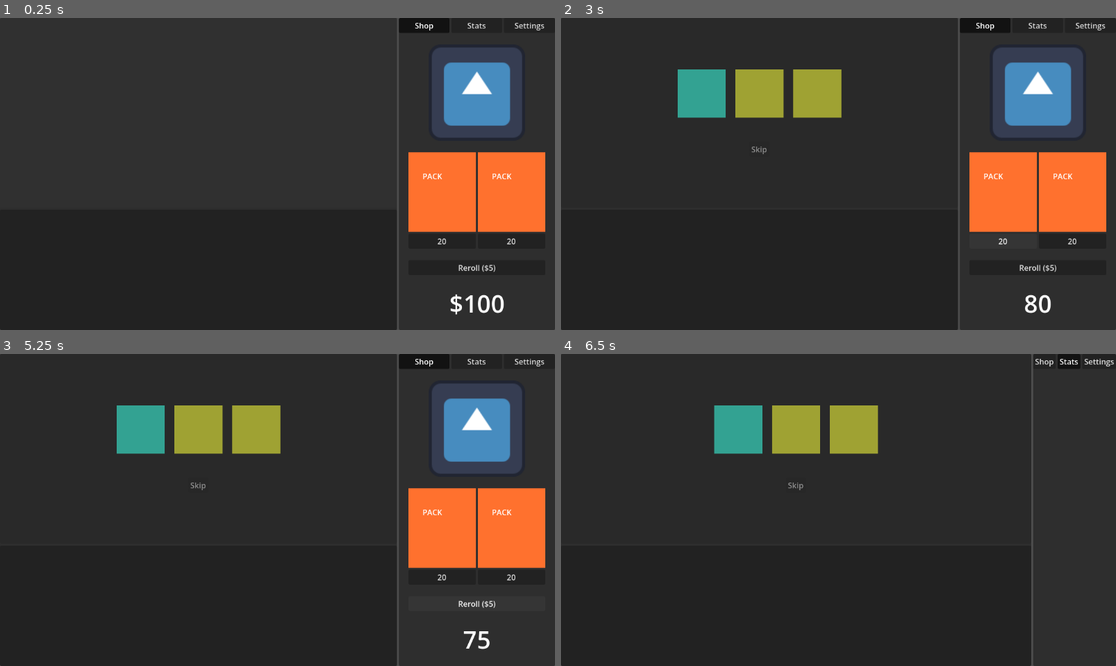
Above: before the commit, frames 1-4 (two rows, left to right).
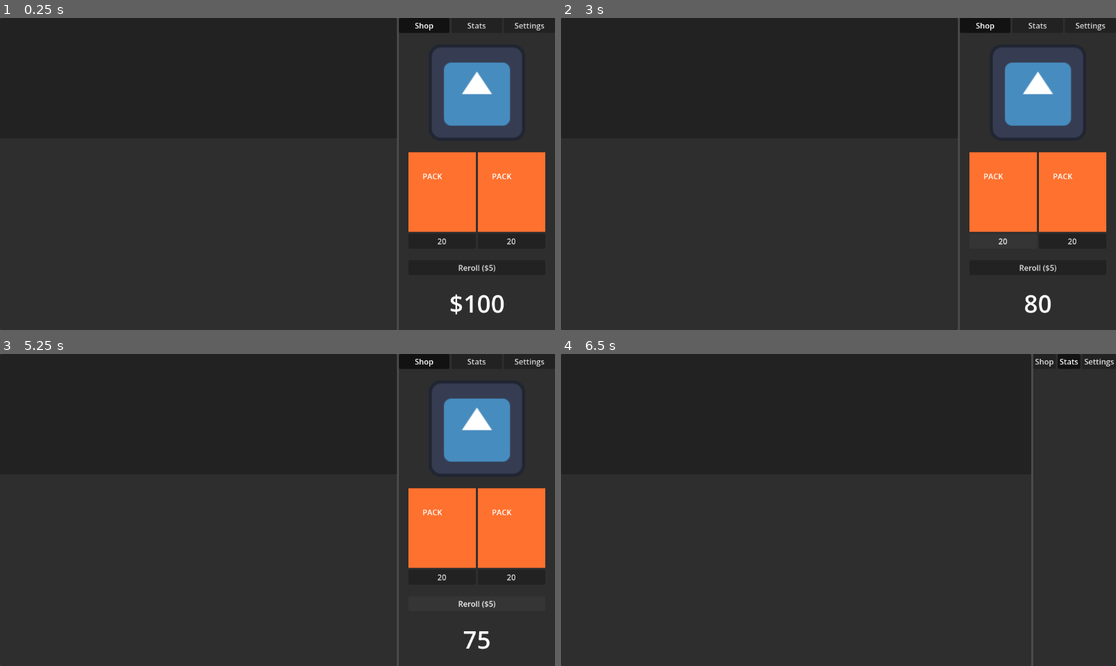
Above: after the commit, the same moments.

Repository: followthedopamine/card-battler
Game: Godot game, scene res://scenes/main.tscn
The game is run twice, just before and just after one commit, with the same random seed, the same clock (stepped at 60 frames per second) and the same inputs. The engine's default icon, where the game draws it, is replaced by a stand-in: a white triangle on a blue panel in a dark square.
Inputs (mouse positions are in pixels of both pictures, inside the frame that each line leads up to):
- Up to frame 1 (0.25 s): no input
- Up to frame 2 (3 s): click "Shop" at 0.5 s; click "Stats" at 1.25 s; click "Shop" at 2 s; click "20" at 2.75 s
- Up to frame 3 (5.25 s): click (199, 485) at 3.5 s, where only the run before the commit has a clickable "Skip"; click (199, 485) at 4.25 s, where only the run before the commit has a clickable "Skip"; click "Reroll ($5)" at 5 s
- Up to frame 4 (6.5 s): click "Stats" at 5.75 s

The runs differ from the first frame. In frame 2, 4.1% of the frame differs, in the area x 21-51%, y 16-44%; in frame 3, 4.1%; in frame 4, 4.1%.

Commit message:
feat(player_area): add player/enemy area and scrolling grid to fight on

Diff:
--- a/scenes/main.tscn
+++ b/scenes/main.tscn
@@ -1,6 +1,6 @@
 [gd_scene load_steps=4 format=3 uid="uid://d2fckbvtof2w3"]
 
-[ext_resource type="PackedScene" uid="uid://b653dafp8uotu" path="res://scenes/play_panel.tscn" id="1_0xm2m"]
+[ext_resource type="PackedScene" uid="uid://b653dafp8uotu" path="res://scenes/play_panel/play_panel.tscn" id="1_0xm2m"]
 [ext_resource type="PackedScene" uid="uid://ddmjclkybk575" path="res://scenes/right_panel/RightPanel.tscn" id="1_ig7tw"]
 [ext_resource type="Script" uid="uid://dmlrayuv3piks" path="res://scenes/main.gd" id="1_sugp2"]
 
@@ -36,6 +36,7 @@
 layout_mode = 2
 
 [node name="RightPanelContainer" parent="HBoxContainer" instance=ExtResource("1_ig7tw")]
+z_index = 1
 layout_mode = 2
 
 [node name="GlobalTimer" type="Timer" parent="." groups=["GlobalTimer"]]
--- a/scenes/play_panel.tscn
+++ /dev/null
@@ -1,47 +0,0 @@
-[gd_scene load_steps=5 format=3 uid="uid://b653dafp8uotu"]
-
-[ext_resource type="Script" uid="uid://cmkv7da2ilckk" path="res://scenes/play_panel.gd" id="1_jgck7"]
-[ext_resource type="PackedScene" uid="uid://dnvmslc0lunfw" path="res://scenes/packs/pack_opening/PackOpening.tscn" id="1_x324g"]
-
-[sub_resource type="StyleBoxFlat" id="StyleBoxFlat_1fi6o"]
-bg_color = Color(1, 1, 1, 0)
-
-[sub_resource type="StyleBoxFlat" id="StyleBoxFlat_jgck7"]
-bg_color = Color(0.20033002, 0.20033002, 0.20032999, 0.45490196)
-
-[node name="PlayPanelContainer" type="PanelContainer"]
-anchors_preset = -1
-anchor_left = 0.002
-anchor_right = 0.002
-offset_left = -2.3040001
-offset_right = 830.696
-offset_bottom = 404.0
-grow_horizontal = 2
-grow_vertical = 2
-size_flags_vertical = 3
-theme_override_styles/panel = SubResource("StyleBoxFlat_1fi6o")
-script = ExtResource("1_jgck7")
-
-[node name="PackOpeningPanelContainer" parent="." instance=ExtResource("1_x324g")]
-layout_mode = 2
-
-[node name="Panel" type="Panel" parent="."]
-layout_mode = 2
-theme_override_styles/panel = SubResource("StyleBoxFlat_jgck7")
-
-[node name="HBoxContainer" type="HBoxContainer" parent="Panel"]
-layout_mode = 1
-anchors_preset = 15
-anchor_right = 1.0
-anchor_bottom = 1.0
-grow_horizontal = 2
-grow_vertical = 2
-metadata/_edit_use_anchors_ = true
-
-[node name="PlayerSide" type="Control" parent="Panel/HBoxContainer"]
-layout_mode = 2
-size_flags_horizontal = 3
-
-[node name="EnemySide" type="Control" parent="Panel/HBoxContainer"]
-layout_mode = 2
-size_flags_horizontal = 3
--- /dev/null
+++ b/scenes/play_panel/grid.gd
@@ -0,0 +1,51 @@
+extends Sprite2D
+
+@export var vertical_lines = 15
+@export var speed = 240
+
+var horizontal_lines = 6
+
+
+var elapsed := 0.0
+
+@onready var parent: Control = get_node("..")
+
+func resize():
+  if is_instance_valid(parent):
+    set_region_rect(Rect2(parent.global_position, parent.size))
+    global_position = parent.global_position
+
+
+
+func _draw():
+  var line_top = region_rect.size.y * 0.5
+  var line_bottom = region_rect.size.y
+  var width = region_rect.size.x
+  var v_centre = region_rect.size.x * .5
+
+
+  for i in range(vertical_lines + 1):
+    var top_x = -fmod(elapsed * speed, (width / vertical_lines)) + (width / vertical_lines) * i + 1
+    var bottom_x = top_x + (top_x - v_centre)
+    draw_line(Vector2(top_x, line_top), Vector2(bottom_x, line_bottom), Color.CYAN, 1.0)
+
+  var horizontal_slice = line_top / horizontal_lines
+
+  var j :float = 0
+  for i in range(1, horizontal_lines):
+    j += horizontal_lines - i
+    var line_height = line_bottom - (horizontal_slice * i) - j
+    draw_line(Vector2(0, line_height), Vector2(width, line_height), Color.CYAN, 1.0)
+
+
+func _on_grid_container_resized():
+  resize()
+
+func _ready() -> void:
+  resize()
+  print(self.get_path())
+
+
+func _process(_delta: float) -> void:
+  elapsed += _delta
+  queue_redraw()
--- a/scenes/play_panel.gd
+++ b/scenes/play_panel/play_panel.gd
@@ -1,5 +1,6 @@
 extends PanelContainer
 
+@export var ray_count = 5
 
 func _ready() -> void:
   SignalBus.game_tick.connect(_on_game_tick)
--- /dev/null
+++ b/scenes/play_panel/play_panel.tscn
@@ -0,0 +1,237 @@
+[gd_scene load_steps=16 format=3 uid="uid://b653dafp8uotu"]
+
+[ext_resource type="Script" uid="uid://cmkv7da2ilckk" path="res://scenes/play_panel/play_panel.gd" id="1_jgck7"]
+[ext_resource type="PackedScene" uid="uid://dnvmslc0lunfw" path="res://scenes/packs/pack_opening/PackOpening.tscn" id="1_x324g"]
+[ext_resource type="Shader" uid="uid://ypp5n7yfu5gd" path="res://scenes/play_panel/EnemyGridSkew.gdshader" id="3_1tnxq"]
+[ext_resource type="Script" uid="uid://bbka3kooxxw1r" path="res://scenes/play_panel/grid.gd" id="4_uajrv"]
+
+[sub_resource type="StyleBoxFlat" id="StyleBoxFlat_1fi6o"]
+bg_color = Color(1, 1, 1, 0)
+
+[sub_resource type="StyleBoxFlat" id="StyleBoxFlat_jgck7"]
+bg_color = Color(0.20033002, 0.20033002, 0.20032999, 0.45490196)
+
+[sub_resource type="Gradient" id="Gradient_oegss"]
+offsets = PackedFloat32Array(0, 0.52678573, 0.66071427, 0.78571427)
+colors = PackedColorArray(1, 0.45490196, 0, 1, 0.33355302, 0.14130345, 0.12165721, 1, 0.19800451, 0.077520706, 0.14640105, 1, 0, 0, 0, 0)
+
+[sub_resource type="GradientTexture2D" id="GradientTexture2D_1tnxq"]
+gradient = SubResource("Gradient_oegss")
+fill = 2
+fill_from = Vector2(0.5, 0.5)
+fill_to = Vector2(0, 0)
+
+[sub_resource type="ShaderMaterial" id="ShaderMaterial_uajrv"]
+shader = ExtResource("3_1tnxq")
+shader_parameter/vChangeY = 25.0
+
+[sub_resource type="Gradient" id="Gradient_inh0s"]
+offsets = PackedFloat32Array(0, 0.60714287, 0.71428573, 0.76785713)
+colors = PackedColorArray(0.63582116, 0.09143271, 0, 1, 0.6940898, 0.23680347, 0.16, 1, 1, 1, 1, 1, 0, 0, 0, 0)
+
+[sub_resource type="GradientTexture2D" id="GradientTexture2D_ticrg"]
+gradient = SubResource("Gradient_inh0s")
+width = 24
+height = 24
+fill = 1
+fill_from = Vector2(0.5, 0.5)
+fill_to = Vector2(0, 0)
+
+[sub_resource type="Gradient" id="Gradient_1tnxq"]
+offsets = PackedFloat32Array(0, 0.4642857, 1)
+colors = PackedColorArray(0.99215686, 0, 0.99215686, 1, 0.5071492, 0.0019904952, 0.74356455, 1, 1.3957917e-06, 0, 0.59520364, 1)
+
+[sub_resource type="GradientTexture2D" id="GradientTexture2D_uajrv"]
+gradient = SubResource("Gradient_1tnxq")
+fill = 1
+fill_from = Vector2(0.5, 1)
+
+[sub_resource type="Gradient" id="Gradient_ticrg"]
+colors = PackedColorArray(0.07043622, 0.16818157, 0.9399386, 1, 0.0743236, 0.12107704, 0.26831037, 1)
+
+[sub_resource type="GradientTexture2D" id="GradientTexture2D_d1k2x"]
+gradient = SubResource("Gradient_ticrg")
+fill = 1
+fill_from = Vector2(0.48125, 0.521875)
+
+[node name="PlayPanelContainer" type="PanelContainer"]
+anchors_preset = -1
+anchor_left = 0.002
+anchor_right = 0.002
+offset_left = -2.3040001
+offset_right = 830.696
+offset_bottom = 404.0
+grow_horizontal = 2
+grow_vertical = 2
+size_flags_vertical = 3
+theme_override_styles/panel = SubResource("StyleBoxFlat_1fi6o")
+script = ExtResource("1_jgck7")
+
+[node name="PackOpeningPanelContainer" parent="." instance=ExtResource("1_x324g")]
+visible = false
+layout_mode = 2
+
+[node name="Panel" type="Panel" parent="."]
+layout_mode = 2
+theme_override_styles/panel = SubResource("StyleBoxFlat_jgck7")
+
+[node name="HBoxContainer" type="HBoxContainer" parent="Panel"]
+visible = false
+layout_mode = 1
+anchors_preset = 15
+anchor_right = 1.0
+anchor_bottom = 1.0
+grow_horizontal = 2
+grow_vertical = 2
+metadata/_edit_use_anchors_ = true
+
+[node name="PlayerSide" type="Control" parent="Panel/HBoxContainer"]
+layout_mode = 2
+size_flags_horizontal = 3
+
+[node name="PlayerControl" type="Control" parent="Panel/HBoxContainer/PlayerSide"]
+layout_mode = 1
+anchors_preset = 8
+anchor_left = 0.5
+anchor_top = 0.5
+anchor_right = 0.5
+anchor_bottom = 0.5
+offset_left = -20.0
+offset_top = -20.0
+offset_right = 20.0
+offset_bottom = 20.0
+grow_horizontal = 2
+grow_vertical = 2
+
+[node name="TextureRect" type="TextureRect" parent="Panel/HBoxContainer/PlayerSide/PlayerControl"]
+layout_mode = 1
+anchors_preset = 15
+anchor_right = 1.0
+anchor_bottom = 1.0
+grow_horizontal = 2
+grow_vertical = 2
+texture = SubResource("GradientTexture2D_1tnxq")
+
+[node name="EnemySide" type="Control" parent="Panel/HBoxContainer"]
+layout_mode = 2
+size_flags_horizontal = 3
+
+[node name="EnemyGrid" type="GridContainer" parent="Panel/HBoxContainer/EnemySide"]
+material = SubResource("ShaderMaterial_uajrv")
+layout_mode = 1
+anchors_preset = 8
+anchor_left = 0.5
+anchor_top = 0.5
+anchor_right = 0.5
+anchor_bottom = 0.5
+offset_left = -20.0
+offset_top = -20.0
+offset_right = 20.0
+offset_bottom = 20.0
+grow_horizontal = 2
+grow_vertical = 2
+theme_override_constants/h_separation = 8
+theme_override_constants/v_separation = 8
+columns = 4
+
+[node name="TextureRect" type="TextureRect" parent="Panel/HBoxContainer/EnemySide/EnemyGrid"]
+layout_mode = 2
+texture = SubResource("GradientTexture2D_ticrg")
+
+[node name="TextureRect2" type="TextureRect" parent="Panel/HBoxContainer/EnemySide/EnemyGrid"]
+layout_mode = 2
+texture = SubResource("GradientTexture2D_ticrg")
+
+[node name="TextureRect3" type="TextureRect" parent="Panel/HBoxContainer/EnemySide/EnemyGrid"]
+layout_mode = 2
+texture = SubResource("GradientTexture2D_ticrg")
+
+[node name="TextureRect4" type="TextureRect" parent="Panel/HBoxContainer/EnemySide/EnemyGrid"]
+layout_mode = 2
+texture = SubResource("GradientTexture2D_ticrg")
+
+[node name="TextureRect5" type="TextureRect" parent="Panel/HBoxContainer/EnemySide/EnemyGrid"]
+layout_mode = 2
+texture = SubResource("GradientTexture2D_ticrg")
+
+[node name="TextureRect6" type="TextureRect" parent="Panel/HBoxContainer/EnemySide/EnemyGrid"]
+layout_mode = 2
+texture = SubResource("GradientTexture2D_ticrg")
+
+[node name="TextureRect7" type="TextureRect" parent="Panel/HBoxContainer/EnemySide/EnemyGrid"]
+layout_mode = 2
+texture = SubResource("GradientTexture2D_ticrg")
+
+[node name="TextureRect8" type="TextureRect" parent="Panel/HBoxContainer/EnemySide/EnemyGrid"]
+layout_mode = 2
+texture = SubResource("GradientTexture2D_ticrg")
+
+[node name="TextureRect9" type="TextureRect" parent="Panel/HBoxContainer/EnemySide/EnemyGrid"]
+layout_mode = 2
+texture = SubResource("GradientTexture2D_ticrg")
+
+[node name="TextureRect10" type="TextureRect" parent="Panel/HBoxContainer/EnemySide/EnemyGrid"]
+layout_mode = 2
+texture = SubResource("GradientTexture2D_ticrg")
+
+[node name="TextureRect11" type="TextureRect" parent="Panel/HBoxContainer/EnemySide/EnemyGrid"]
+layout_mode = 2
+texture = SubResource("GradientTexture2D_ticrg")
+
+[node name="TextureRect12" type="TextureRect" parent="Panel/HBoxContainer/EnemySide/EnemyGrid"]
+layout_mode = 2
+texture = SubResource("GradientTexture2D_ticrg")
+
+[node name="TextureRect13" type="TextureRect" parent="Panel/HBoxContainer/EnemySide/EnemyGrid"]
+layout_mode = 2
+texture = SubResource("GradientTexture2D_ticrg")
+
+[node name="TextureRect14" type="TextureRect" parent="Panel/HBoxContainer/EnemySide/EnemyGrid"]
+layout_mode = 2
+texture = SubResource("GradientTexture2D_ticrg")
+
+[node name="TextureRect15" type="TextureRect" parent="Panel/HBoxContainer/EnemySide/EnemyGrid"]
+layout_mode = 2
+texture = SubResource("GradientTexture2D_ticrg")
+
+[node name="TextureRect16" type="TextureRect" parent="Panel/HBoxContainer/EnemySide/EnemyGrid"]
+layout_mode = 2
+texture = SubResource("GradientTexture2D_ticrg")
+
+[node name="BackgroundBoxContainer" type="VBoxContainer" parent="Panel"]
+layout_mode = 1
+anchors_preset = 15
+anchor_right = 1.0
+anchor_bottom = 1.0
+grow_horizontal = 2
+grow_vertical = 2
+theme_override_constants/separation = 0
+metadata/_edit_use_anchors_ = true
+
+[node name="Top" type="TextureRect" parent="Panel/BackgroundBoxContainer"]
+layout_mode = 2
+size_flags_horizontal = 3
+size_flags_vertical = 3
+texture = SubResource("GradientTexture2D_uajrv")
+
+[node name="Bottom" type="TextureRect" parent="Panel/BackgroundBoxContainer"]
+layout_mode = 2
+size_flags_horizontal = 3
+size_flags_vertical = 3
+texture = SubResource("GradientTexture2D_d1k2x")
+
+[node name="GridContainer" type="Control" parent="Panel"]
+layout_mode = 1
+anchors_preset = 15
+anchor_right = 1.0
+anchor_bottom = 1.0
+grow_horizontal = 2
+grow_vertical = 2
+metadata/_edit_use_anchors_ = true
+
+[node name="GridNode" type="Sprite2D" parent="Panel/GridContainer"]
+position = Vector2(0, 202)
+script = ExtResource("4_uajrv")
+speed = 24
+
+[connection signal="resized" from="Panel/GridContainer" to="Panel/GridContainer/GridNode" method="_on_grid_container_resized"]
--- a/scenes/right_panel/RightPanel.tscn
+++ b/scenes/right_panel/RightPanel.tscn
@@ -1,7 +1,10 @@
-[gd_scene load_steps=4 format=3 uid="uid://ddmjclkybk575"]
+[gd_scene load_steps=5 format=3 uid="uid://ddmjclkybk575"]
 
 [ext_resource type="Script" uid="uid://c2jjuqmtswytd" path="res://scenes/right_panel/scripts/RightPanelTabs.gd" id="1_txi6o"]
 [ext_resource type="PackedScene" uid="uid://5uq7pgxmnqrh" path="res://scenes/right_panel/tabs/shop/Shop.tscn" id="2_sx3cv"]
+
+[sub_resource type="StyleBoxFlat" id="StyleBoxFlat_ga76c"]
+bg_color = Color(0.18120003, 0.18120006, 0.18119991, 1)
 
 [sub_resource type="ButtonGroup" id="ButtonGroup_ig7tw"]
 
@@ -14,6 +17,7 @@
 offset_bottom = 647.0
 grow_horizontal = 0
 grow_vertical = 2
+theme_override_styles/panel = SubResource("StyleBoxFlat_ga76c")
 script = ExtResource("1_txi6o")
 shop_button = NodePath("TabsVBoxContainer/TabsContainer/ShopButton")
 stats_button = NodePath("TabsVBoxContainer/TabsContainer/StatsButton")
Not shown, added: scenes/play_panel/grid.gd.uid
Renamed: scenes/play_panel.gd.uid -> scenes/play_panel/play_panel.gd.uid
Not shown, added: README.md
